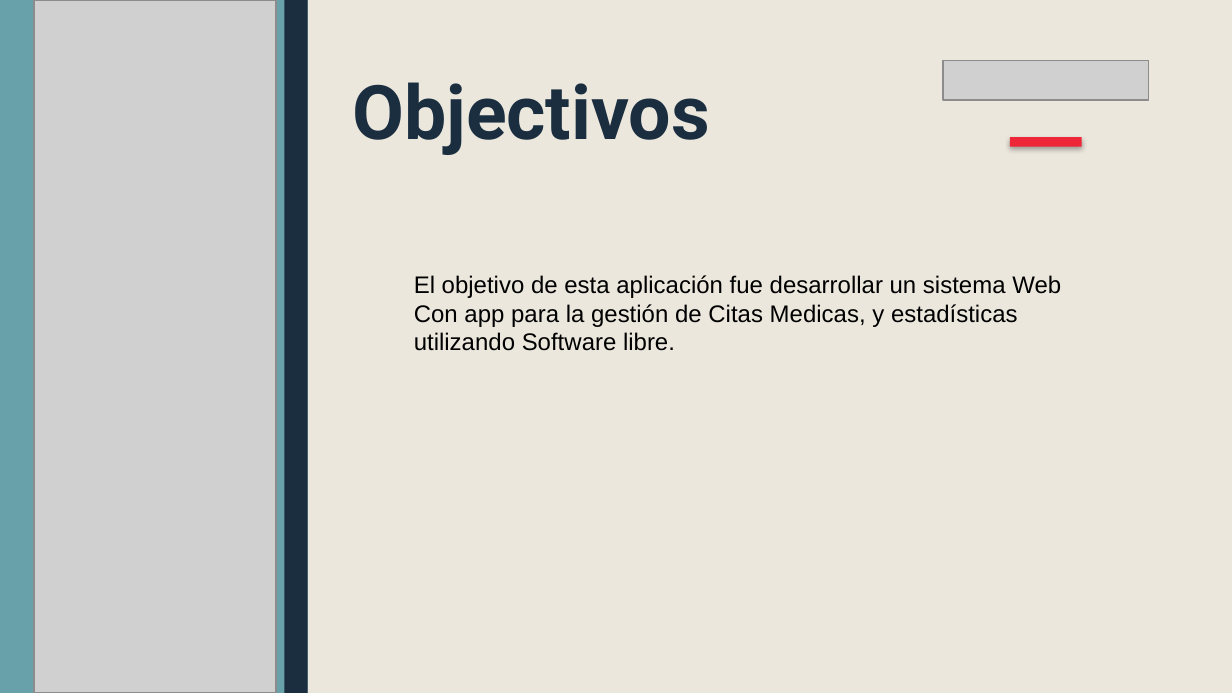
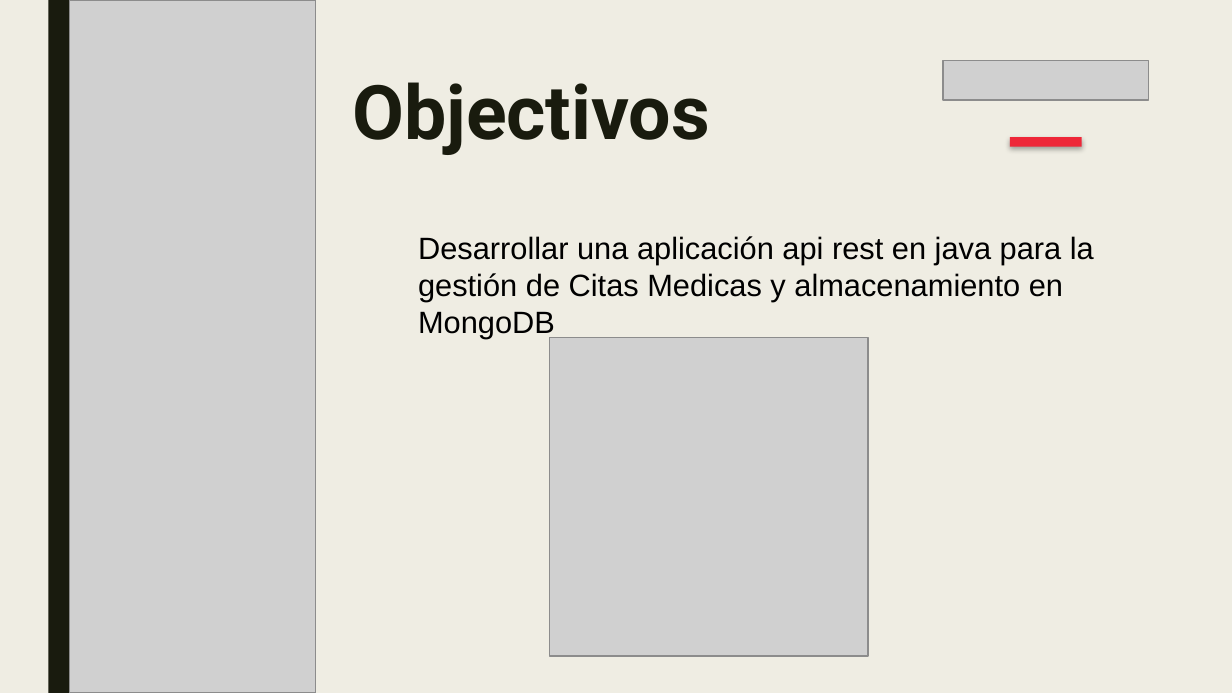
Before and after one commit to GS-Consultorio/analisis, a slide deck: slide 3 of consultorio1.pptx. Drawn at 1232x693 pixels with LibreOffice and Linux fonts; fonts in the diff are those of the drawing; grey boxes stand for pictures. Boxes give left, top, right and bottom in pixels: in the first picture for what was removed or moved away, otherwise in the second. Text is boxed around its words. In the diff, an @@ line names an element or a change of style, - is before the commit and + after.

```diff
--- a/consultorio1.pptx
+++ b/consultorio1.pptx
@@ background #EBE7DD to #EFEDE3 @@
@@ rectangle removed at [0, 0, 1232, 692] @@
@@ rectangle removed at [0, 0, 308, 692] @@
@@ rectangle at [48, 0, 71, 692]: fill #1A2E40 to #191B0E @@
@@ picture: place and size @@
-picture at [34, 0, 277, 692]
+picture at [69, 0, 315, 692]
@@ rectangle removed at [285, 0, 308, 692] @@
@@ text "Objectivos" at [352, 82, 710, 155]: text colour #1A2E40 to #191B0E @@
@@ text at [418, 236, 1094, 339]: text changed; size 14 to 18 pt @@
-El objetivo de esta aplicación fue desarrollar un sistema Web Con app para la gestión de Citas Medicas, y estadísticas utilizando Software libre.
+Desarrollar una aplicación api rest en java para la gestión de Citas Medicas y almacenamiento en MongoDB
@@ picture added at [549, 338, 869, 657] @@
```
Also in this commit, not shown: 9 other slides changed.
